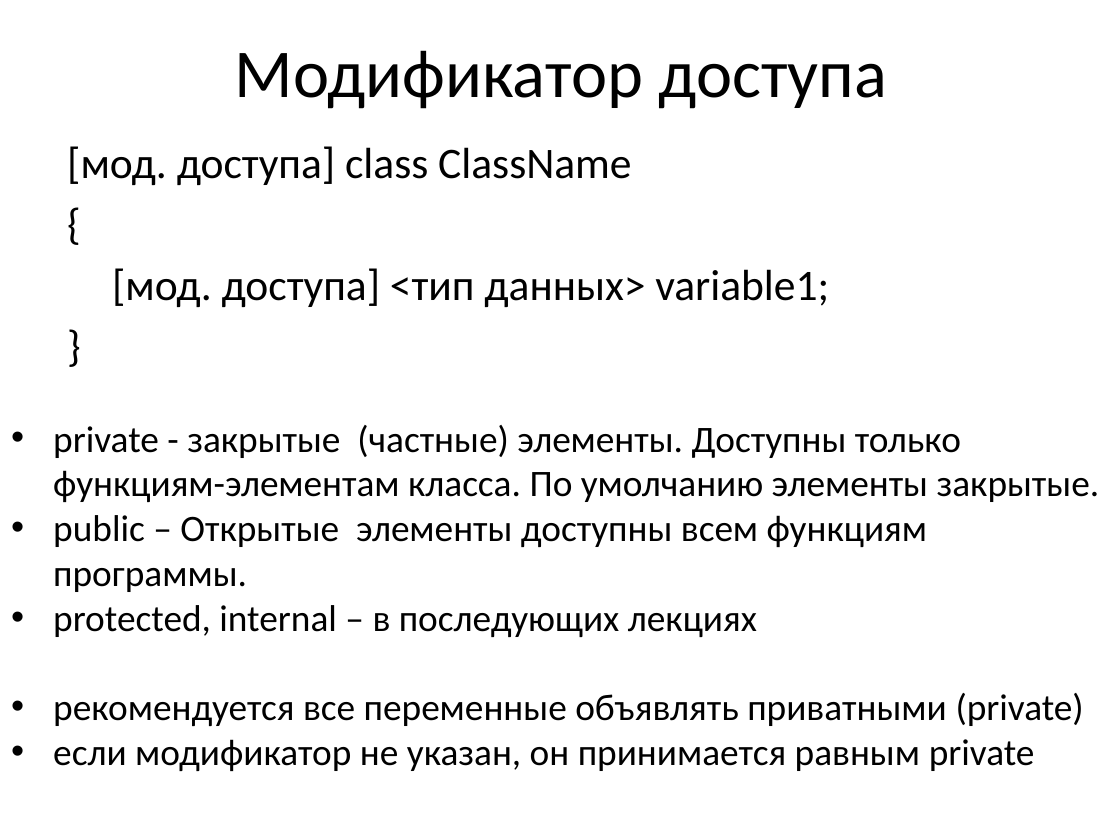
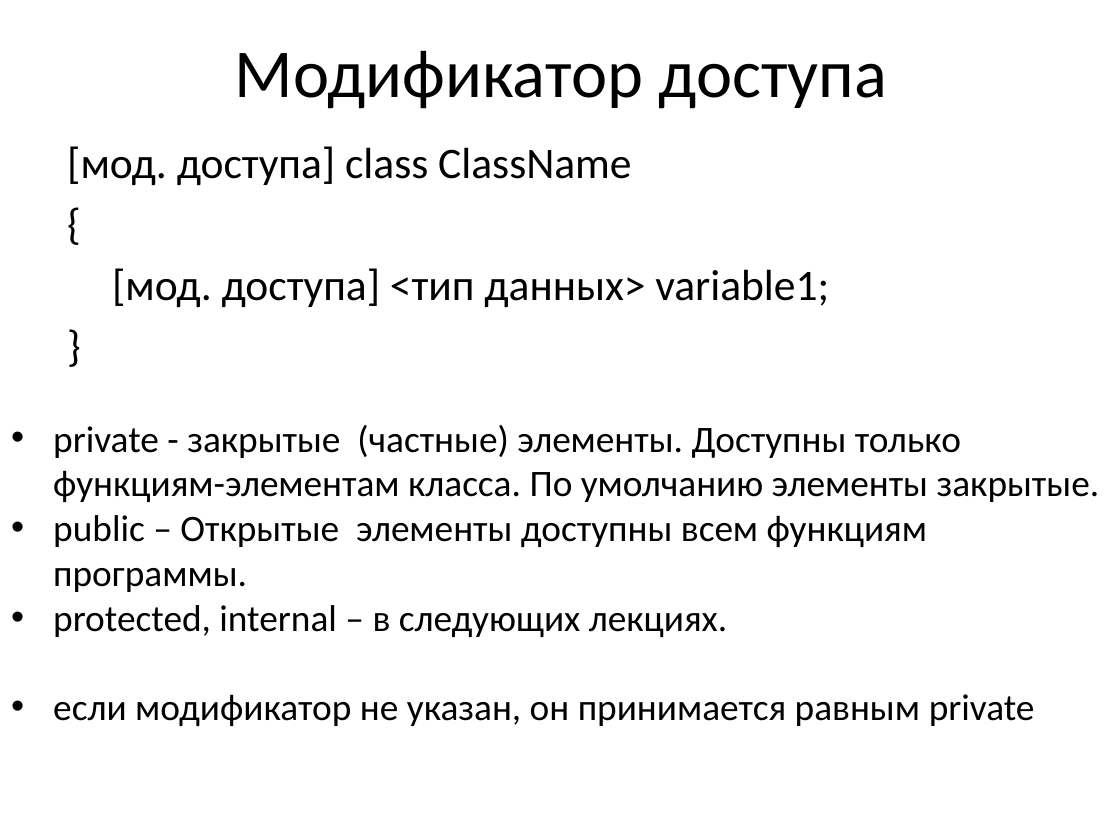
Before and after one commit to blockin90/lec_prog, a slide deck: slide 22 of Лекция 1 - ООП, модификатор доступа.pptx (slide 20 before the commit). Drawn at 1120x840 pixels with LibreOffice and Linux fonts; fonts in the diff are those of the drawing. Boxes give left, top, right and bottom in pixels: in the first picture for what was removed or moved away, otherwise in the second. Text is boxed around its words. In the diff, an @@ line names an element or a change of style, - is before the commit and + after.

```diff
--- a/Лекция 1 - ООП, модификатор доступа.pptx
+++ b/Лекция 1 - ООП, модификатор доступа.pptx
@@ text at box(53, 605, 728, 637): text changed @@
-• protected, internal – в последующих лекциях
-• рекомендуется все переменные объявлять приватными (private)
+• protected, internal – в следующих лекциях.
```
Also in this commit, not shown: 7 other slides changed, 7 slides added, 3 slides removed, 3 other files.
